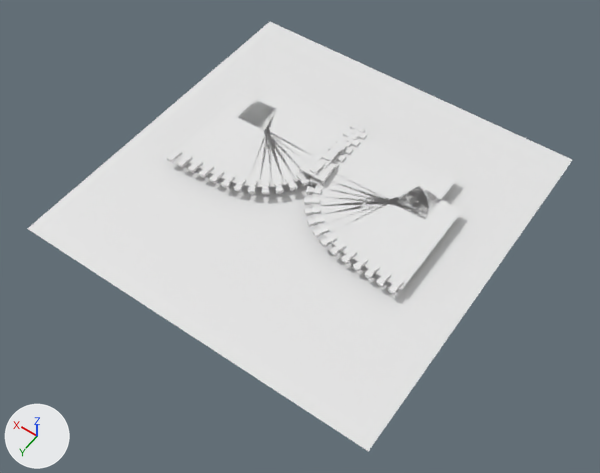
A saved change to the Blender file data/epack.blend.
One viewpoint serves both versions: a camera (50 mm lens) standing at (-78.6, 114.1, 156.3) and looking at (-3.9, 9.5, -8.0). Lighting does not change. The marker at lower left points along +X, +Y and +Z.
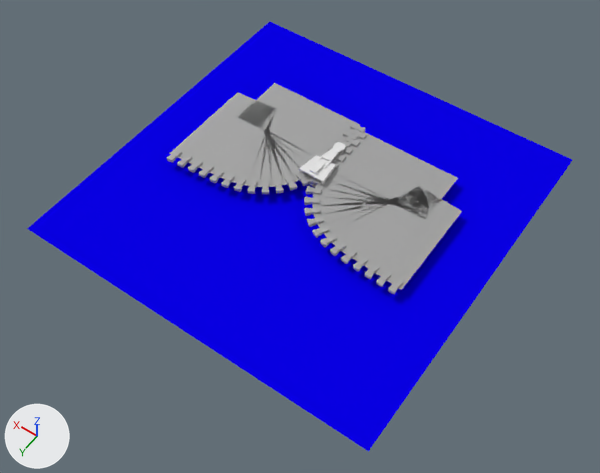
Location of each change, (x1, y1, x2, y2) in pixels of the pictures (600 x 473 px):
'Plane', recoloured (white to blue)
    both: (27, 22, 572, 451)
'Cube.001', recoloured (white to grey)
    both: (304, 129, 462, 295)
'Cube', recoloured (white to grey)
    both: (167, 83, 365, 194)

The change, as a list of edits to the scene's bpy script:
```text
Add mat_material_bg:
    mat_material_bg = diffuse_material('Material.BG')
    mat_material_bg.base_color = (0.00281, 0.0, 0.8)  # blue #0900e7
Add mat_material_001:
    mat_material_001 = bpy.data.materials.new('Material.001')
    # nodes: BsdfAnisotropic, BsdfDiffuse, MixShader, OutputMaterial
    # colours: grey #777777, white #ffffff
Change me_cube_003:
    where me_cube_003.from_pydata(...)  # 28 vertices, 23 faces; spans x -29.0..1.5, y -1.7..1.7, z -0.6..0.6
    remove me_cube_003.materials.append(mat_material)  # white #e7e7e7
    add me_cube_003.materials.append(mat_material_001)
Change me_plane:
    where me_plane.from_pydata(...)  # 4 vertices, 1 face; spans x -1.0..1.0, y -1.0..1.0, z 0.0
    add me_plane.materials.append(mat_material_bg)  # blue #0900e7
```
